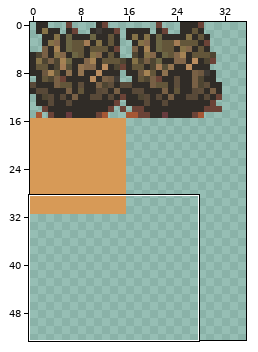
File history of a sprite sheet, Assets/InteractiveTiles/interactive_tiles.png. Above, an overview of the earlier version with the close-up marked.
Close-up. As it was:
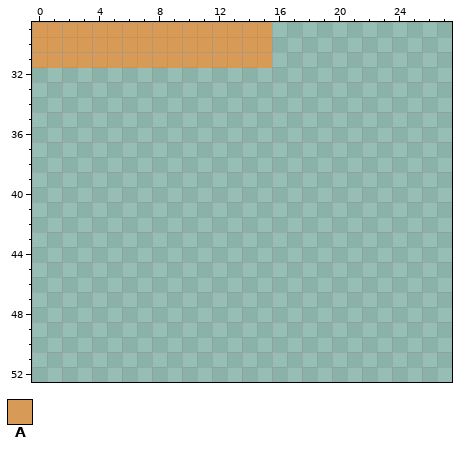
The file is 128x128 pixels. Colours within 5 levels of each other are drawn and written as one. Shown: x 0..27, y 29..52. The wide view leaves out empty margins.
Palette (. is transparent): A #d79a57
Pixels before, first column x 0:
29 AAAAAAAAAAAAAAAA
30 AAAAAAAAAAAAAAAA
31 AAAAAAAAAAAAAAAA
After the commit:
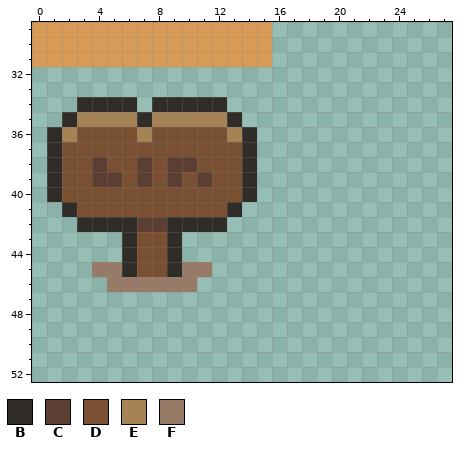
Colours new in this view: B #302c27  C #5c3e32  D #795031  E #a58354  F #977b67
Edits made:
y 34: x 3..6 .... -> BBBB; x 8..12 ..... -> BBBBB
y 35: x 2..13 ............ -> BEEEEBEEEEEB
y 36: x 1..14 .............. -> BEDDDDEDDDDDEB
y 37: x 1..14 .............. -> BDDDDDDDDDDDDB
y 38: x 1..14 .............. -> BDDCDDCDCCDDDB
y 39: x 1..14 .............. -> BDDCCDCDCDCDDB
y 40: x 1..14 .............. -> BDDDDDDDDDDDDB
y 41: x 2..13 ............ -> BDDDDDDDDDDB
y 42: x 3..12 .......... -> BBBBCCBBBB
y 43..44: x 6..9 .... -> BDDB
y 45: x 4..11 ........ -> FFBDDBFF
y 46: x 5..10 ...... -> FFFFFF
